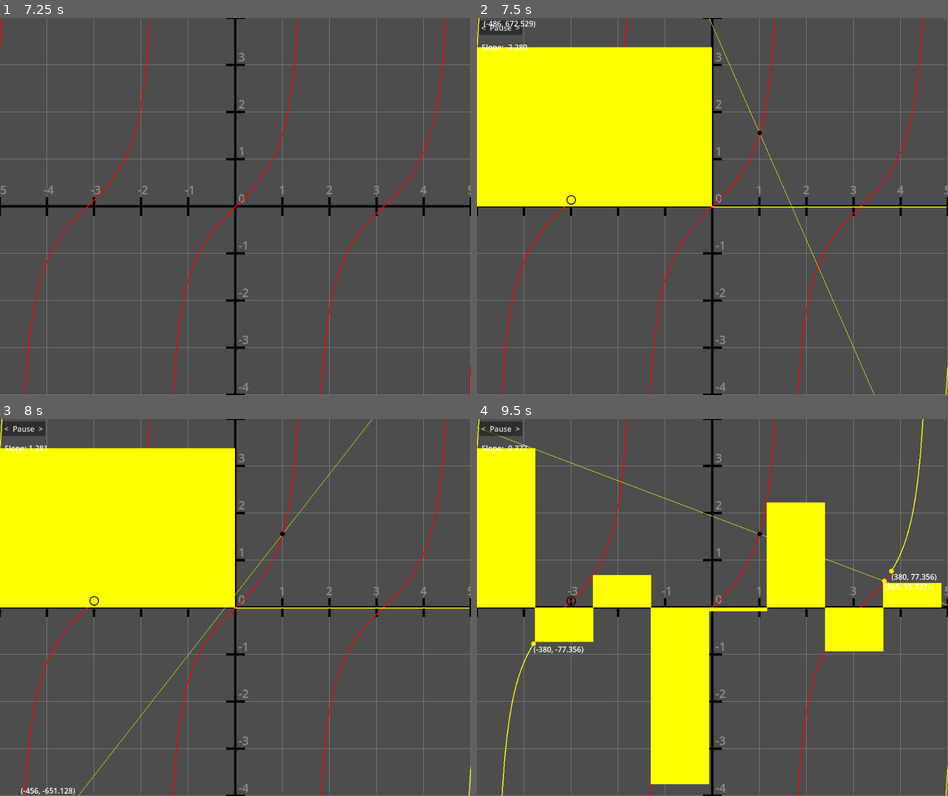
Above: before the commit, frames 1-4 (two rows, left to right).
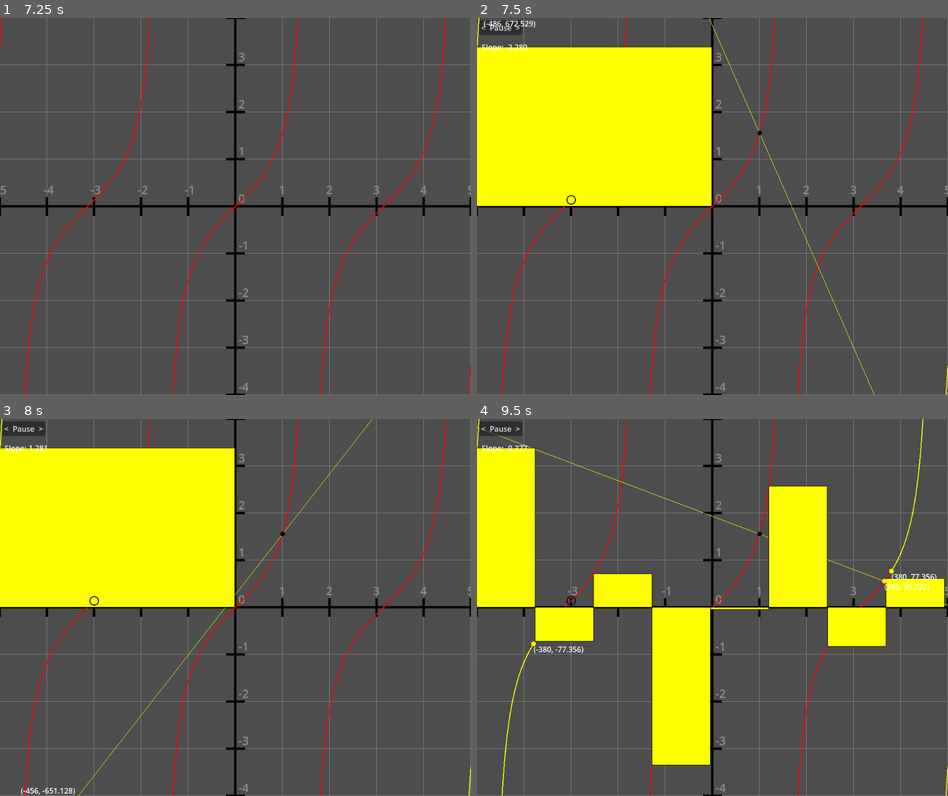
Above: after the commit, the same moments.

Repository: Drillix08/Opticos
Game: Godot game, scene res://graph_environment.tscn
The game is run twice, just before and just after one commit, with the same random seed, the same clock (stepped at 60 frames per second) and the same inputs.
Inputs (mouse positions are in pixels of both pictures, inside the frame that each line leads up to):
- Up to frame 1 (7.25 s): tap Enter (ui_accept) at 0.5, 0.77 s; move the mouse to (339, 187) at 0.52 s; hold D 0.53-1.25 s; hold I 0.53-1.25 s; click (339, 187) at 0.67 s; click ">" at 1.25 s; click "<" at 2 s; click "pause" at 2.75 s; click "Play" at 3.5 s; click "Pause" at 4.25 s; click "Play" at 5 s; drag from (141, 225) to (211, 281) at 5.77 s; move the mouse to (282, 123) at 6.52 s; hold D from 6.53 s (still down); hold I from 6.53 s (still down)
- Up to frame 2 (7.5 s): release D at 7.25 s; release I at 7.25 s; tap Enter (ui_accept) at 7.25 s; drag from (688, 281) to (571, 149) at 7.27 s
- Up to frame 3 (8 s): no input
- Up to frame 4 (9.5 s): move the mouse to (853, 664) at 8.02 s; hold Mouse wheel up (zoom_in) 8.03-8.75 s; tap Enter (ui_accept) at 8.27 s; tap I at 8.3 s; drag from (571, 550) to (641, 513) at 8.77 s

Frame 1 is identical in both runs. In frame 2, 0.4% of the frame differs, in the area x 0-100%, y 7-51%; in frame 3, 0.4%; in frame 4, 2.9%, in the area x 0-100%, y 7-97%.

Commit message:
added borders to rectangles, fixed minor bug with rectangle positioning. Added right hand side Riemann sum

Diff:
--- a/source/graph-environment/grid.gd
+++ b/source/graph-environment/grid.gd
@@ -18,9 +18,11 @@
 var animProgRight: float = convert_to_real_coords(Vector2(200000,0)).x
 var animating: bool = false
 
+# for derivative
 var secant_line_left: Vector2 = Vector2(0, 0)
 var secant_line_right: Vector2 = Vector2(0, 0)
 
+# for integration
 var rectangles: Array[Rect2]
 
 var labelOffset = 0
@@ -57,11 +59,15 @@
 		#draw vertical gridline
 		draw_line(Vector2(x+xOffset, yOffset-grid_spacing), Vector2(x+xOffset, 2*window_size.y+yOffset-grid_spacing), color, gridline_thickness)
 		#draw an x-axis tick
+		@warning_ignore("integer_division")
 		var xTickPos = window_height/2
+		@warning_ignore("integer_division")
 		draw_line(Vector2(x+xOffset, xTickPos-grid_spacing/5+origin.y), Vector2(x+xOffset, xTickPos+grid_spacing/5+origin.y), Color(0.0, 0.0, 0.0, 1.0), 5*gridline_thickness)
 		#draw the number label above the x-axis tick
 		var text_width = 25
+		@warning_ignore("integer_division")
 		var draw_position = Vector2(x+xOffset-text_width/3, xTickPos-grid_spacing/5+origin.y-grid_spacing/15)
+		@warning_ignore("integer_division")
 		var text_to_draw = str((x-window_width/2)/grid_spacing - int((origin.x-sign(origin.x))/grid_spacing))
 		var text_color = Color(0.541, 0.565, 0.541, 1.0) # White color
 		if(text_to_draw != "0"): draw_string(ThemeDB.fallback_font, draw_position, text_to_draw, HORIZONTAL_ALIGNMENT_LEFT, 100, text_width, text_color)
@@ -76,17 +82,23 @@
 		#Draw horizontal gridline
 		draw_line(Vector2(xOffset-grid_spacing, y+yOffset), Vector2(2*window_size.x+xOffset-grid_spacing, y+yOffset), color, gridline_thickness)
 		#draw a y-axis tick
+		@warning_ignore("integer_division")
 		var yTickPos = window_width/2
+		@warning_ignore("integer_division")
 		draw_line(Vector2(yTickPos-grid_spacing/5+origin.x, y+yOffset), Vector2(yTickPos+grid_spacing/5+origin.x, y+yOffset), Color(0.0, 0.0, 0.0, 1.0), 5*gridline_thickness)
 		#draw the number label above the y-axis tick
 		var text_width = 25
+		@warning_ignore("integer_division")
 		var draw_position = Vector2(yTickPos+grid_spacing/15+origin.x, y+yOffset-text_width/3)
+		@warning_ignore("integer_division")
 		var text_to_draw = str(-1*((y-window_height/2)/grid_spacing - int((origin.y-sign(origin.y))/grid_spacing)))
 		var text_color = Color(0.541, 0.565, 0.541, 1.0) # White color
 		draw_string(ThemeDB.fallback_font, draw_position, text_to_draw, HORIZONTAL_ALIGNMENT_LEFT, 100, text_width, text_color)
 	#Draw x-axis
+	@warning_ignore("integer_division")
 	draw_line(Vector2(-origin.x, window_height/2) + origin, Vector2(window_width-origin.x, window_height/2) + origin, Color(0.0, 0.0, 0.0, 1.0), 5*gridline_thickness)
 	#draw y-axis
+	@warning_ignore("integer_division")
 	draw_line(Vector2(window_width/2, -origin.y) + origin, Vector2(window_width/2, window_height-origin.y) + origin, Color(0.0, 0.0, 0.0, 1.0), 5*gridline_thickness)
 
 	#draw_line(Vector2(0.0, 385.0076), Vector2(1000.0, 646.5566), Color.YELLOW)
@@ -99,8 +111,10 @@
 	)
 
 	draw_line(secant_line_left, secant_line_right, Color.YELLOW)
-	for rectangle in rectangles: draw_rect(rectangle, Color.YELLOW)
-
+	for rectangle in rectangles:
+		draw_rect(rectangle, Color.YELLOW)
+		if rectangle.size[0] > 1: # do not draw the border on the final iteration
+			draw_rect(rectangle, Color.BLACK, false, 1) # rectangle outline
 
 #controlls the moving of the "camera" when you click and drag
 func _input(event):
@@ -123,7 +137,8 @@
 	if Input.is_key_pressed(KEY_D):
 		animate_derivative(1)
 	if Input.is_key_pressed(KEY_I):
-		animate_Integral()
+		# LEFT, RIGHT, TRAPEZOIDAL
+		animate_Integral("LEFT")
 
 ## This function will draw the graph of the function specified by input_function
 ## The argument of this function should be a function that takes a single argument x and returns y
@@ -444,13 +459,16 @@
 	secant_line_right = Vector2.ZERO
 	queue_redraw()
 
-func animate_Integral():
+func animate_Integral(type: String):
+	if type not in ["LEFT", "RIGHT"]:
+		print("Invalid argument")
+		return
 	animating = true
 	$AnimationControls.visible = true
 
 	#var speed = .0015
 	var speed = 1
-	var maxRectangleCount: int = len(functionValues)-1
+	var maxRectangleCount: int = len(functionValues)-2
 	var currentRectangleCount: int = 2
 	while currentRectangleCount <= maxRectangleCount:
 		if(pause):
@@ -460,21 +478,25 @@
 		var increment = maxRectangleCount/currentRectangleCount
 
 		# left side Riemann sum
-		for i in range(1, maxRectangleCount-increment+1, increment-1):
-			var rect_position: Vector2 = functionValues[i]
+		for i in range(1, maxRectangleCount-increment, increment):
+			var rect_position: Vector2
+			if type == "LEFT":
+				rect_position = functionValues[i]
+			elif type == "RIGHT":
+				rect_position = functionValues[i+increment-1]
+				rect_position[0] -= increment
 			var width: float = increment
 			var height: float = convert_to_real_coords(rect_position)[1]
-			# if the height
 			var rect_size: Vector2 = Vector2(width, height)
 			rectangles.append(Rect2(rect_position, rect_size))
+		# calculate current area
 		queue_redraw()
 		await get_tree().create_timer(speed).timeout
 		rectangles.clear()
 		currentRectangleCount *= 2
-
+	queue_redraw()
 	animating = false
 	$AnimationControls.visible = false
-
 
 func _on_play_pause_pressed() -> void:
 	pause = !pause
@@ -484,7 +506,6 @@
 	else:
 		$AnimationControls/PlayPause.text = "Play"
 
-
 func _on_next_pressed() -> void:
 	do_something.emit()
 
